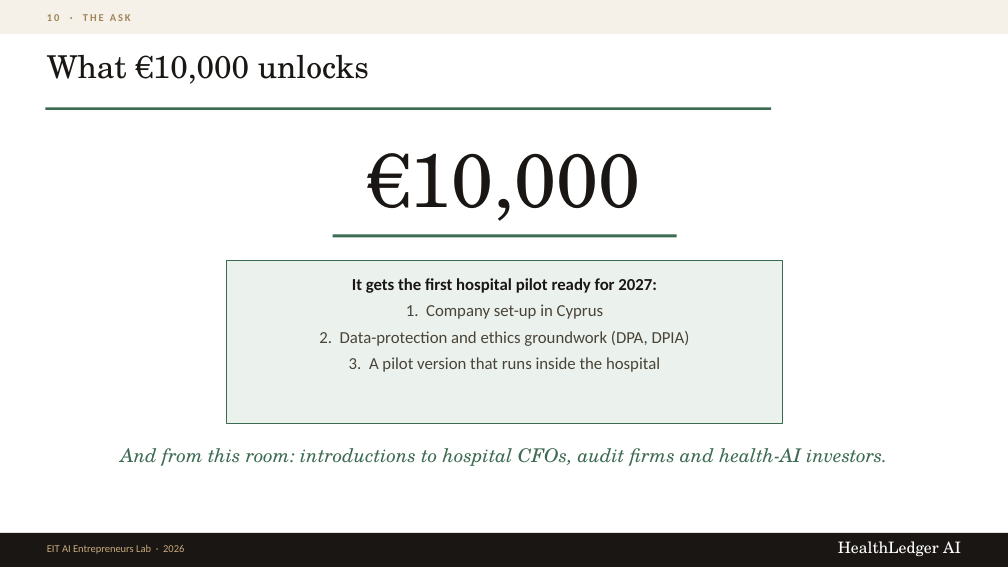
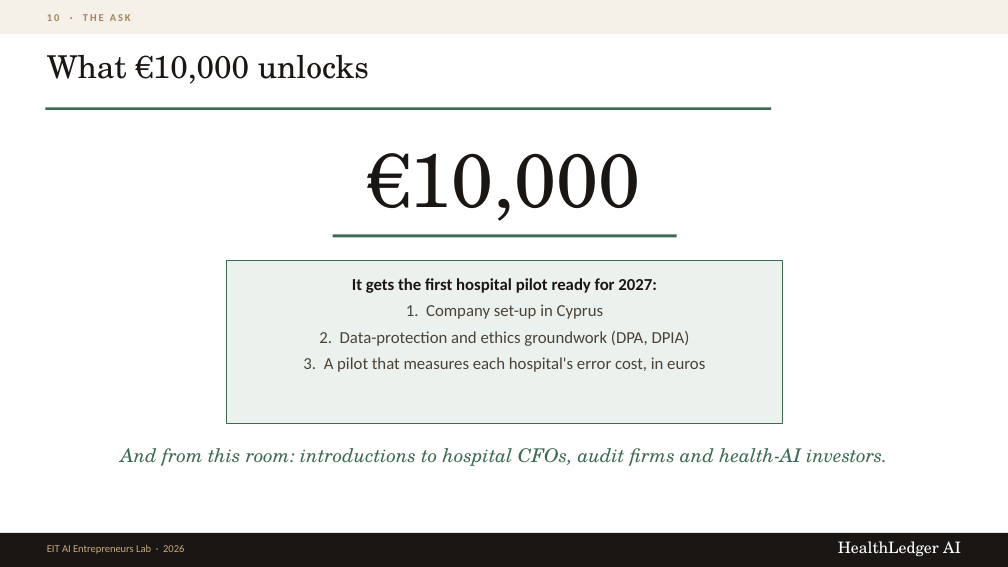
Before and after one commit to mrply97/AI, a slide deck: slide 15 of HealthLedgerAI_EIT_Pitch.pptx (slide 14 before the commit). Drawn at 1008x567 pixels with LibreOffice and Linux fonts; fonts in the diff are those of the drawing. Boxes give left, top, right and bottom in pixels: in the first picture for what was removed or moved away, otherwise in the second. Text is boxed around its words. In the diff, an @@ line names an element or a change of style, - is before the commit and + after.

```diff
--- a/HealthLedgerAI_EIT_Pitch.pptx
+++ b/HealthLedgerAI_EIT_Pitch.pptx
@@ text at (303, 357, 705, 372): text changed @@
-3. A pilot version that runs inside the hospital
+3. A pilot that measures each hospital's error cost, in euros
```
Also in this commit, not shown: 6 other slides changed, 1 slide added, 2 other files.
